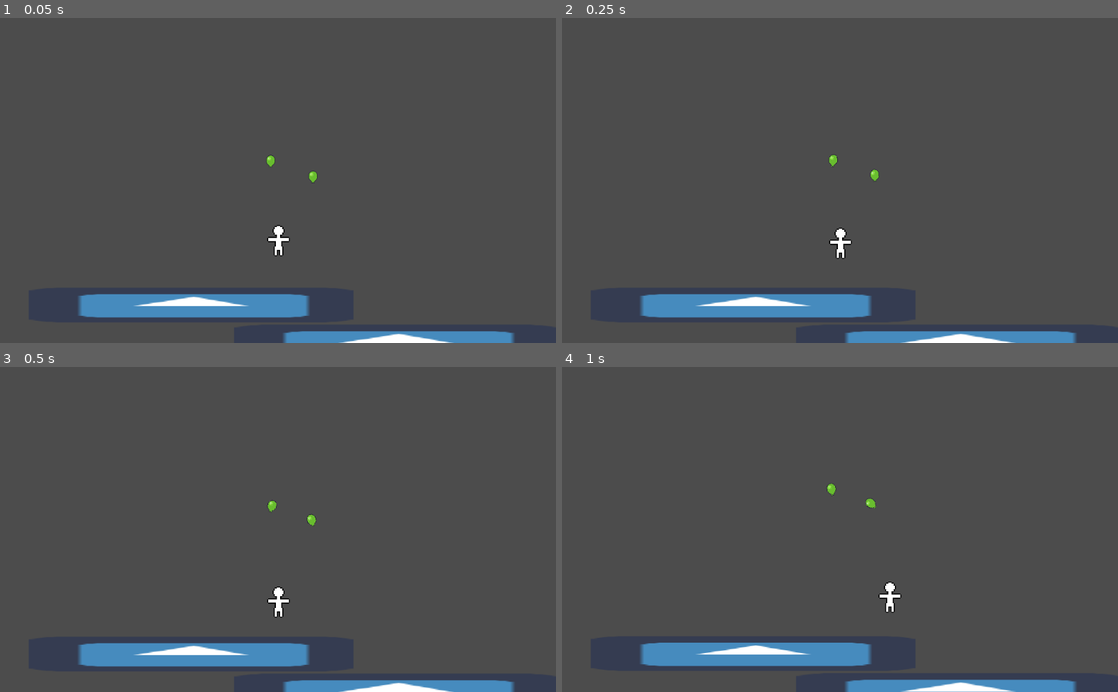
Above: before the commit, frames 1-4 (two rows, left to right).
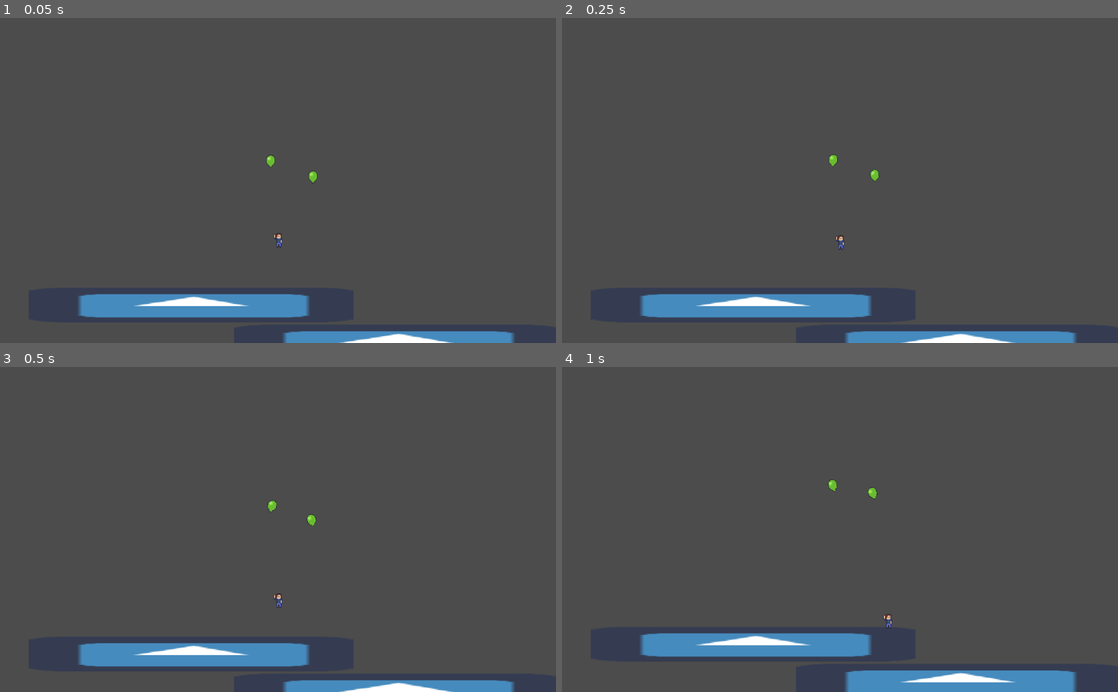
Above: after the commit, the same moments.

Repository: LeandreLPP/BalloonDumDare
Game: Godot game, scene res://Scenes/TestScene.tscn
Same seed, same stepped clock (60 frames per second), same inputs: the game is played once before the commit and once after it. The project has no main scene, so this scene is started directly. The engine's default icon, where the game draws it, is replaced by a stand-in: a white triangle on a blue panel in a dark square.
Inputs (mouse positions are in pixels of both pictures, inside the frame that each line leads up to):
- Up to frame 1 (0.05 s): no input
- Up to frame 2 (0.25 s): no input
- Up to frame 3 (0.5 s): no input
- Up to frame 4 (1 s): move the mouse to (962, 513) at 0.52 s; hold Right (move_right) from 0.53 s (still down); hold Space (jump) from 0.53 s (still down)

The runs differ from the first frame. In frame 1, 0.2% of the frame differs, in the area x 48-53%, y 63-74%; in frame 2, 0.2%; in frame 3, 0.2%; in frame 4, 5.1%, in the area x 14-93%, y 34-100%.
Error after the commit: Attempt to call function 'play' in base 'null instance' on a null instance. (res://Prefabs/Player.gd:163)

Commit message:
Add better sprite for the player

Diff:
--- a/Prefabs/Player.tscn
+++ b/Prefabs/Player.tscn
@@ -1,42 +1,13 @@
-[gd_scene load_steps=6 format=2]
+[gd_scene load_steps=4 format=2]
 
 [ext_resource path="res://Prefabs/Player.gd" type="Script" id=1]
-[ext_resource path="res://Art/Sprites/stickman_nul.png" type="Texture" id=2]
+[ext_resource path="res://Art/Sprites/medium_kid.png" type="Texture" id=2]
 
 [sub_resource type="CapsuleShape2D" id=1]
 
 custom_solver_bias = 0.0
-radius = 19.12
-height = 21.7625
-
-[sub_resource type="SpriteFrames" id=2]
-
-animations = [ {
-"frames": [ ExtResource( 2 ) ],
-"loop": true,
-"name": "idle",
-"speed": 5.0
-}, {
-"frames": [ ExtResource( 2 ) ],
-"loop": true,
-"name": "jumping",
-"speed": 5.0
-}, {
-"frames": [ ExtResource( 2 ) ],
-"loop": true,
-"name": "falling",
-"speed": 5.0
-}, {
-"frames": [ ExtResource( 2 ) ],
-"loop": true,
-"name": "run",
-"speed": 5.0
-} ]
-
-[sub_resource type="CircleShape2D" id=3]
-
-custom_solver_bias = 0.0
-radius = 10.0
+radius = 8.27651
+height = 12.8086
 
 [node name="Player" type="RigidBody2D" index="0"]
 
@@ -60,6 +31,9 @@
 angular_damp = -1.0
 script = ExtResource( 1 )
 _sections_unfolded = [ "Collision", "Pickable" ]
+__meta__ = {
+"_edit_lock_": true
+}
 WALK_ACCEL = 2000
 WALK_DEACCEL = 2000
 WALK_MAX_VELOCITY = 300
@@ -68,36 +42,25 @@
 JUMP_VELOCITY = 300
 STOP_JUMP_FORCE = 900
 
-[node name="CollisionShape2D" type="CollisionShape2D" parent="." index="0"]
+[node name="medium_kid" type="Sprite" parent="." index="0"]
 
+position = Vector2( -0.975046, -0.751403 )
+texture = ExtResource( 2 )
+__meta__ = {
+"_edit_lock_": true
+}
+
+[node name="CollisionShape2D" type="CollisionShape2D" parent="." index="1"]
+
+position = Vector2( -1.66664, -1.31941 )
 shape = SubResource( 1 )
+__meta__ = {
+"_edit_lock_": true
+}
 
-[node name="anim" type="AnimatedSprite" parent="." index="1"]
+[node name="sound_jump" type="AudioStreamPlayer2D" parent="." index="2"]
 
-scale = Vector2( 2, 2 )
-frames = SubResource( 2 )
-animation = "idle"
-_sections_unfolded = [ "Transform" ]
-
-[node name="Hand" type="StaticBody2D" parent="." index="2"]
-
-editor/display_folded = true
-input_pickable = false
-collision_layer = 1
-collision_mask = 1
-constant_linear_velocity = Vector2( 0, 0 )
-constant_angular_velocity = 0.0
-friction = 1.0
-bounce = 0.0
-
-[node name="CollisionShape2D" type="CollisionShape2D" parent="Hand" index="0"]
-
-position = Vector2( 18.1179, -1.61767 )
-shape = SubResource( 3 )
-disabled = true
-
-[node name="sound_jump" type="AudioStreamPlayer2D" parent="." index="3"]
-
+position = Vector2( 0.0338669, -0.238248 )
 stream = null
 volume_db = 0.0
 pitch_scale = 1.0
@@ -106,3 +69,13 @@
 attenuation = 1.0
 bus = "Master"
 area_mask = 1
+__meta__ = {
+"_edit_lock_": true
+}
+
+[node name="hand" type="Position2D" parent="." index="3"]
+
+position = Vector2( -8.0252, -11.257 )
+__meta__ = {
+"_edit_lock_": true
+}
Binary file added: Art/Sprites/medium_kid.png
Not shown, added: Art/Sprites/medium_kid.png.import
